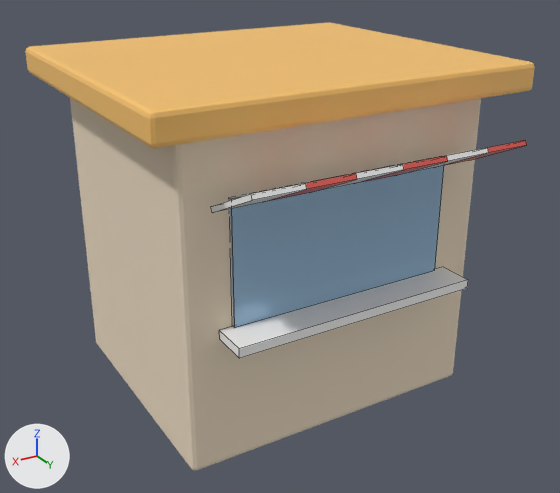
The FBX model assets/city/Kiosk.fbx as it was, and as the next commit left it.
Before and after are seen from a 50 mm camera at (0.0847, 0.1468, 0.1037) aimed at (0.0007, 0.0069, 0.0338). Lighting does not change. The marker at lower left points along +X, +Y and +Z. The first picture is the older version. Mesh edges are drawn as thin lines on the coarser meshes. Where no turn or scale is listed for an object, it has been applied to the vertices.

In view in the first picture: 'Accent.002', 'Glass.001', 'Trim.002', 'Wall', 'White.001'.
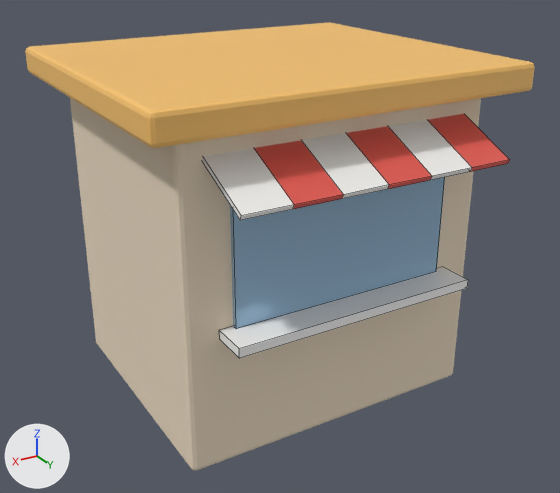
Where the change shows, as pixel boxes (x1, y1, x2, y2) in the pictures (560 x 493 px; the box of a moved part takes in the faces that stretch with it):
```json
{"object": "White.001", "change": "reshaped", "before": [211, 148, 489, 358], "after": [203, 120, 472, 358], "on screen": "13% taller"}
{"object": "Accent.002", "change": "moved, turned", "before": [265, 140, 527, 202], "after": [254, 114, 510, 209]}
{"part": 2, "of": "me_cube_097", "change": "moved or reshaped", "before": [399, 148, 489, 175], "after": [388, 120, 472, 180]}
{"part": 3, "of": "me_cube_097", "change": "moved or reshaped", "before": [314, 164, 404, 192], "after": [302, 133, 389, 199]}
{"part": 4, "of": "me_cube_097", "change": "moved or reshaped", "before": [211, 183, 307, 213], "after": [203, 148, 294, 220]}
```

The change, as JSON lines over the scene's bpy script:
```json
{"block": "me_cube_098", "where": "me_cube_098.from_pydata(...)  # 24 vertices, 18 faces; spans x -0.005..0.045, y -0.0075..0.0075, z -0.0038..0.0038"}
{"block": "me_cube_098", "where": "# used by ob_accent_002; location = (-0.025, 0.04, 0.06)"}
{"block": "me_cube_098", "change": "me_cube_098 part 1: the whole mesh is turned -50 degrees about the x axis through its middle"}
{"block": "me_cube_097", "where": "# used by ob_white_001; location = (0.0, 0.034, 0.03)"}
{"op": "remove", "block": "me_cube_097", "code": "me_cube_097.from_pydata(...)  # 32 vertices, 24 faces; spans x -0.028..0.03, y -0.004..0.0135, z -0.001..0.0338"}
{"op": "add", "block": "me_cube_097", "code": "me_cube_097.from_pydata(...)  # 32 vertices, 24 faces; spans x -0.028..0.03, y -0.0052..0.0097, z -0.001..0.0358"}
{"block": "me_cube_097", "change": "me_cube_097 part 2: the loose piece of 8 vertices spanning x -0.02..-0.01, y -0.0015..0.0135, z 0.0262..0.0338 is turned -50 degrees about the x axis through its middle, then moved by (0.0, -0.0037, 0.002)"}
{"block": "me_cube_097", "change": "me_cube_097 part 3: the loose piece of 8 vertices spanning x 0.0..0.01, y -0.0015..0.0135, z 0.0262..0.0338 is turned -50 degrees about the x axis through its middle, then moved by (0.0, -0.0037, 0.002)"}
{"block": "me_cube_097", "change": "me_cube_097 part 4: the loose piece of 8 vertices spanning x 0.02..0.03, y -0.0015..0.0135, z 0.0262..0.0338 is turned -50 degrees about the x axis through its middle, then moved by (0.0, -0.0037, 0.002)"}
{"op": "set", "path": "ob_accent_002.location", "old": "(-0.025, 0.04, 0.06)", "new": "(-0.025, 0.0363, 0.062)"}
```
